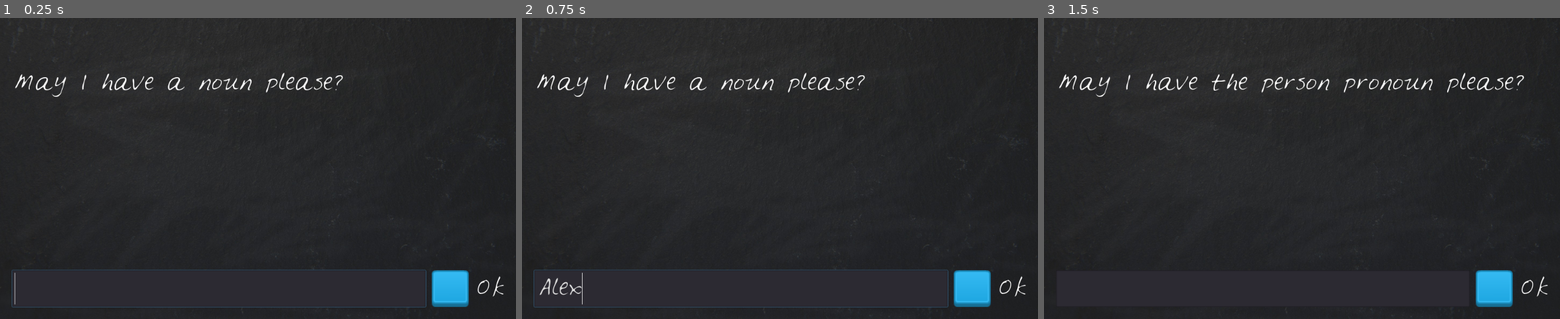
Above: before the commit, frames 1-3 (left to right).
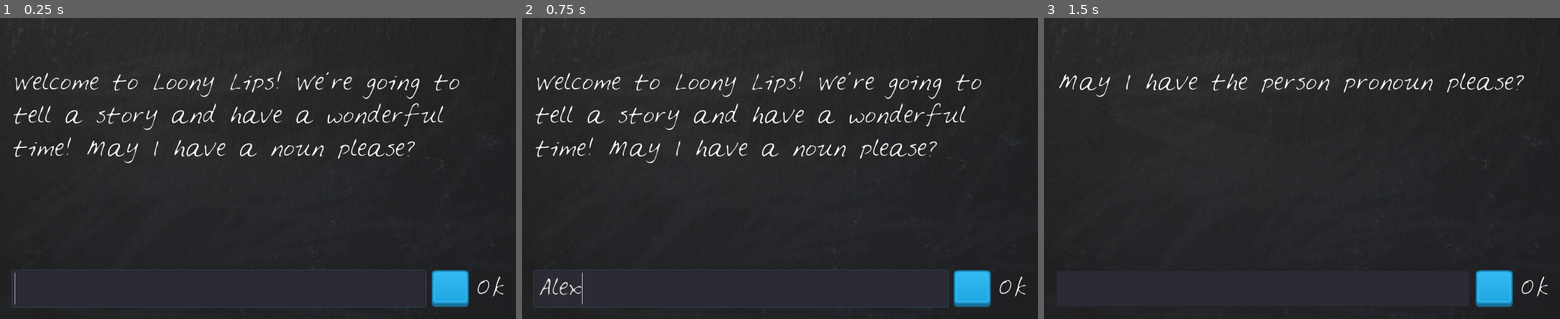
Above: after the commit, the same moments.

Repository: GustiCahya/LooneyLips
Game: Godot game, scene res://LoonyLips.tscn
The game is run twice, just before and just after one commit, with the same random seed, the same clock (stepped at 60 frames per second) and the same inputs.
Inputs (mouse positions are in pixels of both pictures, inside the frame that each line leads up to):
- Up to frame 1 (0.25 s): no input
- Up to frame 2 (0.75 s): click (738, 288) at 0.52 s; type "Alex" at 0.6 s
- Up to frame 3 (1.5 s): click (1492, 288) at 1.25 s

The runs differ from the first frame. In frame 1, 3.4% of the frame differs, in the area x 2-89%, y 17-49%; in frame 2, 3.4%; in frame 3, nothing differs.

Commit message:
20/11/2022

Diff:
--- a/LoonyLips.gd
+++ b/LoonyLips.gd
@@ -1,29 +1,8 @@
 extends Control
 
+var first_play : bool = true
 var player_words = []
-var template = [
-	{
-		"story": "Once upon a time someone called %s ate a %s flavoured sandwich which made him feel all %s inside. It was a %s day",
-		"prompts": ["a name", "a noun", "adverb", "adjective"]
-	},
-	{
-		"story": "I got %s in my pocket with my %s",
-		"prompts": ["a noun", "the person pronoun"]
-	},
-	{
-		"story": "Tell my %s ain't nothing but the %s",
-		"prompts": ["a name", "adjective"]
-	},
-	{
-		"story": "You look so %s. I want to %s",
-		"prompts": ["adjective", "verb"]
-	},
-	{
-		"story": "%s! do you know that it is not %s to %s",
-		"prompts": ["a name", "adjective", "verb"]
-	}
-]
-var current_story
+var current_story : Dictionary
 
 onready var DisplayText = $VBoxContainer/DisplayText
 onready var PlayerText = $VBoxContainer/HBoxContainer/PlayerText
@@ -31,7 +10,6 @@
 
 func _ready():
 	reset_game()
-	DisplayText.text = "Welcome to Loony Lips! We're going to tell a story and have a wonderful time! "
 	refresh_scene()
 	PlayerText.grab_focus()
 
@@ -60,7 +38,11 @@
 		show_question()
 
 func show_question():
-	DisplayText.text = ""
+	if (first_play):
+		DisplayText.text = "Welcome to Loony Lips! We're going to tell a story and have a wonderful time! "
+		first_play = false
+	else :
+		DisplayText.text = ""
 	DisplayText.text += "May I have " + current_story.prompts[player_words.size()] + " please?"
 	PlayerText.show()
 	SubmitLabel.text = "Ok"
@@ -73,5 +55,21 @@
 
 func reset_game():
 	randomize()
-	current_story = template[randi() % template.size()]
+#	JSON Method
+	var stories = read_json_file("StoryBook.json")
+	current_story = stories[randi() % stories.size()]
 	player_words.clear()
+#	Node Method
+#	var count_stories = $StoryBook.get_child_count()
+#	var index_story = randi() % count_stories
+#	current_story.prompts = $StoryBook.get_child(index_story).prompts
+#	current_story.story = $StoryBook.get_child(index_story).story
+#	player_words.clear()
+
+func read_json_file(filename):
+	var file = File.new()
+	file.open(filename, file.READ)
+	var text = file.get_as_text()
+	var json_data = parse_json(text)
+	file.close()
+	return json_data
--- a/LoonyLips.tscn
+++ b/LoonyLips.tscn
@@ -1,10 +1,11 @@
-[gd_scene load_steps=9 format=2]
+[gd_scene load_steps=10 format=2]
 
 [ext_resource path="res://LoonyLips.gd" type="Script" id=1]
 [ext_resource path="res://gfx/blackboard.jpg" type="Texture" id=2]
 [ext_resource path="res://gfx/Feltpen.ttf" type="DynamicFontData" id=3]
 [ext_resource path="res://gfx/blue_button12.png" type="Texture" id=4]
 [ext_resource path="res://gfx/blue_button11.png" type="Texture" id=5]
+[ext_resource path="res://Story.gd" type="Script" id=6]
 
 [sub_resource type="DynamicFont" id=1]
 size = 40
@@ -77,5 +78,32 @@
 custom_fonts/font = SubResource( 3 )
 text = "Ok"
 
+[node name="StoryBook" type="Node" parent="."]
+
+[node name="Story0" type="Node" parent="StoryBook"]
+script = ExtResource( 6 )
+prompts = PoolStringArray( "a name", "a noun", "adverb", "adjective" )
+story = "Once upon a time someone called %s ate a %s flavoured sandwich which made him feel all %s inside. It was a %s day"
+
+[node name="Story1" type="Node" parent="StoryBook"]
+script = ExtResource( 6 )
+prompts = PoolStringArray( "a noun", "the person pronoun" )
+story = "I got %s in my pocket with my %s"
+
+[node name="Story2" type="Node" parent="StoryBook"]
+script = ExtResource( 6 )
+prompts = PoolStringArray( "a name", "adjective" )
+story = "Tell my %s ain't nothing but the %s"
+
+[node name="Story3" type="Node" parent="StoryBook"]
+script = ExtResource( 6 )
+prompts = PoolStringArray( "adjective", "verb" )
+story = "You look so %s. I want to %s"
+
+[node name="Story4" type="Node" parent="StoryBook"]
+script = ExtResource( 6 )
+prompts = PoolStringArray( "a name", "adjective", "verb" )
+story = "%s! do you know that it is not %s to %s"
+
 [connection signal="text_entered" from="VBoxContainer/HBoxContainer/PlayerText" to="." method="_on_PlayerText_text_entered"]
 [connection signal="pressed" from="VBoxContainer/HBoxContainer/TextureButton" to="." method="_on_TextureButton_pressed"]
--- /dev/null
+++ b/Story.gd
@@ -0,0 +1,4 @@
+extends Node
+
+export var prompts : PoolStringArray
+export var story : String
--- /dev/null
+++ b/StoryBook.json
@@ -0,0 +1,22 @@
+[
+	{
+		"story": "Once upon a time someone called %s ate a %s flavoured sandwich which made him feel all %s inside. It was a %s day",
+		"prompts": ["a name", "a noun", "adverb", "adjective"]
+	},
+	{
+		"story": "I got %s in my pocket with my %s",
+		"prompts": ["a noun", "the person pronoun"]
+	},
+	{
+		"story": "Tell my %s ain't nothing but the %s",
+		"prompts": ["a name", "adjective"]
+	},
+	{
+		"story": "You look so %s. I want to %s",
+		"prompts": ["adjective", "verb"]
+	},
+	{
+		"story": "%s! do you know that it is not %s to %s",
+		"prompts": ["a name", "adjective", "verb"]
+	}
+]
Not shown, changed: .mono/metadata/ide_messaging_meta.txt
